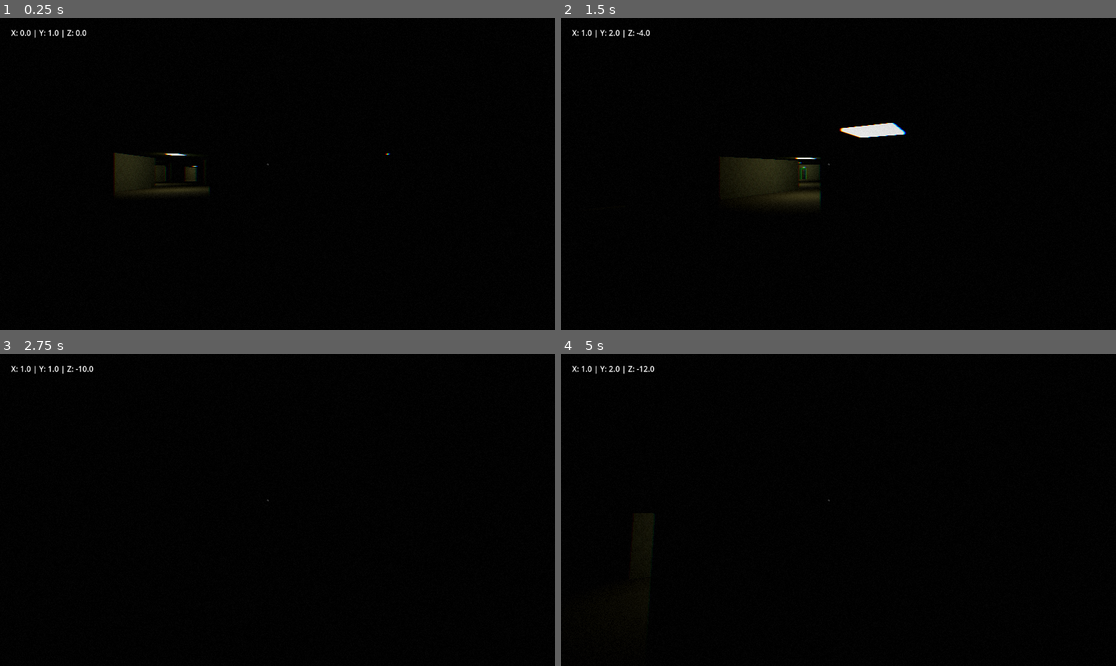
Above: before the commit, frames 1-4 (two rows, left to right).
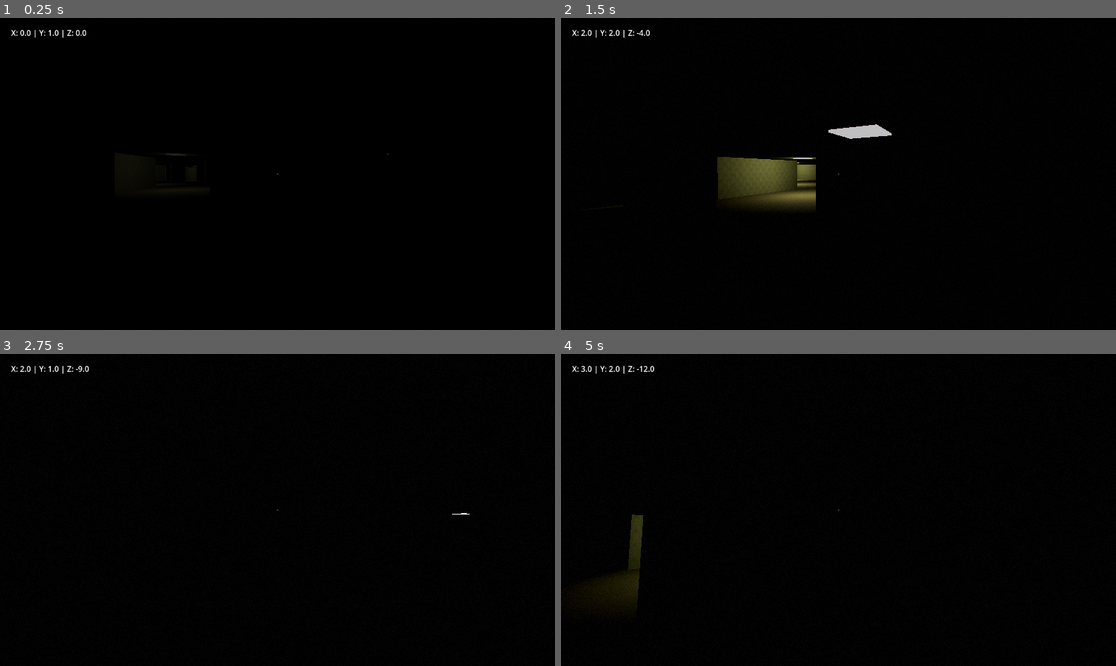
Above: after the commit, the same moments.

Repository: FelixWrba/backrooms_game
Game: Godot game, scene res://main.tscn
The game is run twice, just before and just after one commit, with the same random seed, the same clock (stepped at 60 frames per second) and the same inputs. This scene is started directly instead of the project's main scene. A sky picture missing from this copy of the repository is replaced by a grey-blue gradient.
Inputs (mouse positions are in pixels of both pictures, inside the frame that each line leads up to):
- Up to frame 1 (0.25 s): no input
- Up to frame 2 (1.5 s): tap Enter at 0.5 s; move the mouse to (866, 174) at 0.52 s; hold Shift (sprint, bound only after the commit) 0.53-1.28 s; hold W (forward) from 0.53 s (still down); tap E (interact) at 0.6 s; tap Space (jump) at 0.77 s; move the mouse to (810, 174) at 1.27 s; tap Shift (sprint, bound only after the commit) at 1.35 s
- Up to frame 3 (2.75 s): keep holding W (forward); tap Space (jump) at 1.52 s; tap E (interact) at 1.55, 2.1 s; move the mouse to (288, 503) at 2.02 s; hold Shift (sprint, bound only after the commit) from 2.03 s (still down)
- Up to frame 4 (5 s): keep holding W (forward); move the mouse to (832, 516) at 2.77 s; release Shift (sprint, bound only after the commit) at 2.78 s; tap Shift (sprint, bound only after the commit) at 2.85, 4.35 s; tap Space (jump) at 3.02, 3.77, 4.52 s; tap E (interact) at 3.05, 3.6, 4.55 s; move the mouse to (877, 513) at 3.52 s; hold Shift (sprint, bound only after the commit) 3.53-4.28 s; move the mouse to (794, 506) at 4.27 s

The runs differ from the first frame. In frame 1, 0.4% of the frame differs, in the area x 20-71%, y 43-57%; in frame 2, 2.7%, in the area x 3-63%, y 3-60%; in frame 3, less than 0.1%; in frame 4, 0.5%.

Commit message:
Improved game

Diff:
--- a/chunks.gd
+++ b/chunks.gd
@@ -128,7 +128,7 @@
 func createChunk(x: int, z: int) -> void:
 	const wallProbability = 0.2
 	const smilerProbability = 0.5
-	const exitProbability = 1
+	var exitProbability = clamp(sqrt(x * x + z * z) * 0.001 - 0.06, 0.0, 0.2)
 	# Decide if wall is placed by probability.
 	var top := int(randf() < wallProbability)
 	var right := int(randf() < wallProbability)
@@ -165,6 +165,7 @@
 		chunkInstance.add_child(smilerInstance)
 	# Add exit doors
 	if exitChunks.has(selectedChunk.id) and randf() < exitProbability:
+		print('Exit at: ' + str(x) + ', ' + str(z))
 		var exitGreenInstance = exitGreen.instantiate()
 		var exitProperties = exitChunks[selectedChunk.id]
 		exitGreenInstance.position.x = exitProperties.x
--- a/effects.tscn
+++ /dev/null
@@ -1,40 +0,0 @@
-[gd_scene load_steps=5 format=3 uid="uid://bua0ohmdym1mc"]
-
-[ext_resource type="Shader" uid="uid://dipgc1ahefjei" path="res://shader/effects.gdshader" id="2_nwluy"]
-[ext_resource type="Shader" uid="uid://bhbflk45jygr8" path="res://shader/vignette.gdshader" id="2_ttf8j"]
-
-[sub_resource type="ShaderMaterial" id="ShaderMaterial_753un"]
-shader = ExtResource("2_ttf8j")
-shader_parameter/outerRadius = 1.0
-shader_parameter/color_over = Color(0, 0, 0, 0.38039216)
-
-[sub_resource type="ShaderMaterial" id="ShaderMaterial_ttf8j"]
-shader = ExtResource("2_nwluy")
-
-[node name="Effects" type="Control"]
-layout_mode = 3
-anchors_preset = 15
-anchor_right = 1.0
-anchor_bottom = 1.0
-grow_horizontal = 2
-grow_vertical = 2
-
-[node name="Vignette" type="ColorRect" parent="."]
-material = SubResource("ShaderMaterial_753un")
-layout_mode = 1
-anchors_preset = 15
-anchor_right = 1.0
-anchor_bottom = 1.0
-grow_horizontal = 2
-grow_vertical = 2
-color = Color(0, 0, 0, 0)
-
-[node name="ColorRect" type="ColorRect" parent="."]
-material = SubResource("ShaderMaterial_ttf8j")
-layout_mode = 1
-anchors_preset = 15
-anchor_right = 1.0
-anchor_bottom = 1.0
-grow_horizontal = 2
-grow_vertical = 2
-color = Color(1, 1, 1, 0)
--- a/player.gd
+++ b/player.gd
@@ -8,13 +8,15 @@
 @onready var crosshair: CenterContainer = $head/Camera3D/GameOverlay/Crosshair
 @onready var instruction: Label = $head/Camera3D/GameOverlay/Instruction
 
-const SPEED = 5.0
+const SPEED = 3.0
+const ACCELERATION = 10.0
+const SPRINT_SPEED = 6.0
 const JUMP_VELOCITY = 4.5
 const MOUSE_SENSITIVITY = 0.5
 
 var walk_bob_speed := 8.0
-var walk_bob_amount := 0.05
-var walk_sway_amount := 0.025
+var walk_bob_amount := 0.02
+var walk_sway_amount := 0.01
 
 var bob_time := 0.0
 var base_head_position: Vector3
@@ -28,6 +30,10 @@
 	Input.set_mouse_mode(Input.MOUSE_MODE_CAPTURED)
 	crosshair.queue_redraw()
 	base_head_position = camera.position
+	# Scene transistion
+	var tween = create_tween()
+	tween.tween_property($head/Camera3D/GameOverlay/BlackOverlay, 'color', Color(0.0, 0.0, 0.0, 0.0), 2.0)
+	tween.tween_property($head/Camera3D/GameOverlay/BlackOverlay, 'visible', false, 0.1)
 
 func _physics_process(delta: float) -> void:
 	# Display the coordinates:
@@ -46,15 +52,24 @@
 	var input_dir := Input.get_vector("left", "right", "forward", "backward")
 	var direction := (transform.basis * Vector3(input_dir.x, 0, input_dir.y)).normalized()
 	if direction:
-		velocity.x = direction.x * SPEED
-		velocity.z = direction.z * SPEED
+		var target_speed = SPEED
+		if Input.is_action_pressed('sprint'):
+			target_speed= SPRINT_SPEED
+			if $WalkingAudio.pitch_scale == 1.25:
+				$WalkingAudio.pitch_scale = lerp($WalkingAudio.pitch_scale, 2.0, 0.1 * delta)
+				$WalkingAudio.volume_db = lerp($WalkingAudio.volume_db, 3.0, 0.1 * delta)
+		elif $WalkingAudio.pitch_scale == 2:
+				$WalkingAudio.pitch_scale = lerp($WalkingAudio.pitch_scale, 1.25, 0.1 * delta)
+				$WalkingAudio.volume_db = lerp($WalkingAudio.volume_db, 0.0, 0.1 * delta)
+		velocity.x = lerp(velocity.x, direction.x * target_speed, delta * ACCELERATION)
+		velocity.z = lerp(velocity.z, direction.z * target_speed, delta * ACCELERATION)
 		if not $WalkingAudio.playing:
 			$WalkingAudio.play()
 	else:
 		if $WalkingAudio.playing:
 			$WalkingAudio.stop()
-		velocity.x = move_toward(velocity.x, 0, SPEED)
-		velocity.z = move_toward(velocity.z, 0, SPEED)
+		velocity.x = lerp(velocity.x, 0.0, delta * ACCELERATION)
+		velocity.z = lerp(velocity.z, 0.0, delta * ACCELERATION)
 	move_and_slide()
 
 	# Camera shake
@@ -63,9 +78,9 @@
 	if is_walking:
 		bob_time += delta * walk_bob_speed
 		# Vertical bob
-		var bob_y = sin(bob_time * 2.0) * walk_bob_amount
+		var bob_y = sin(bob_time * 2.0) * walk_bob_amount * horizontal_speed
 		# Horizontal sway
-		var bob_x = sin(bob_time) * walk_sway_amount
+		var bob_x = sin(bob_time) * walk_sway_amount * horizontal_speed
 		# Update camera position smoothly
 		camera.position = camera.position.lerp(
 			base_head_position + Vector3(bob_x, bob_y, 0),
@@ -83,7 +98,10 @@
 		6.0 * delta
 	)
 
-	if hasEscaped: return
+	if hasEscaped:
+		if $head/Camera3D/Effects.visible:
+			$head/Camera3D/Effects.visible = false
+		return
 	# Handle exit detection
 	var rayIntersetion = $head/RayCast3D.get_collider()
 	if rayIntersetion and rayIntersetion.name == 'ExitGreen':
--- a/player.tscn
+++ b/player.tscn
@@ -1,14 +1,27 @@
-[gd_scene load_steps=12 format=3 uid="uid://djq2781rdyser"]
+[gd_scene load_steps=15 format=3 uid="uid://djq2781rdyser"]
 
 [ext_resource type="Script" uid="uid://c3qgrfxkufrvj" path="res://player.gd" id="1_4flbx"]
-[ext_resource type="PackedScene" uid="uid://bua0ohmdym1mc" path="res://effects.tscn" id="2_hqtel"]
+[ext_resource type="Shader" uid="uid://bhbflk45jygr8" path="res://shader/vignette.gdshader" id="2_2hs0m"]
 [ext_resource type="PackedScene" uid="uid://b35mktx2ai8k0" path="res://screens/death.tscn" id="2_i3pqv"]
 [ext_resource type="PackedScene" uid="uid://bru2yd5a30up6" path="res://screens/pause.tscn" id="2_onrkg"]
+[ext_resource type="Shader" uid="uid://dipgc1ahefjei" path="res://shader/effects.gdshader" id="3_1jxqw"]
 [ext_resource type="AudioStream" uid="uid://c5q1gwskx0ih" path="res://sounds/walking.wav" id="5_sweqy"]
 
 [sub_resource type="CapsuleMesh" id="CapsuleMesh_sh265"]
 
 [sub_resource type="CapsuleShape3D" id="CapsuleShape3D_4flbx"]
+
+[sub_resource type="ShaderMaterial" id="ShaderMaterial_dw050"]
+shader = ExtResource("2_2hs0m")
+shader_parameter/outerRadius = 1.0
+shader_parameter/color_over = Color(0, 0, 0, 0.38039216)
+
+[sub_resource type="ShaderMaterial" id="ShaderMaterial_b26j0"]
+shader = ExtResource("3_1jxqw")
+shader_parameter/aberration = 0.0010000000475
+shader_parameter/bloom_threshold = 0.0
+shader_parameter/bloom_intensity = 0.0
+shader_parameter/blur_radius = 0.5
 
 [sub_resource type="LabelSettings" id="LabelSettings_hqtel"]
 font_color = Color(1, 1, 1, 0.78431374)
@@ -134,7 +147,33 @@
 
 [node name="Camera3D" type="Camera3D" parent="head"]
 
-[node name="Effects" parent="head/Camera3D" instance=ExtResource("2_hqtel")]
+[node name="Vignette" type="ColorRect" parent="head/Camera3D"]
+material = SubResource("ShaderMaterial_dw050")
+anchors_preset = 15
+anchor_right = 1.0
+anchor_bottom = 1.0
+grow_horizontal = 2
+grow_vertical = 2
+color = Color(0, 0, 0, 0)
+
+[node name="Effects" type="ColorRect" parent="head/Camera3D"]
+material = SubResource("ShaderMaterial_b26j0")
+anchors_preset = 15
+anchor_right = 1.0
+anchor_bottom = 1.0
+grow_horizontal = 2
+grow_vertical = 2
+color = Color(1, 1, 1, 0)
+
+[node name="EscapeEffects" type="ColorRect" parent="head/Camera3D"]
+visible = false
+material = SubResource("ShaderMaterial_b26j0")
+anchors_preset = 15
+anchor_right = 1.0
+anchor_bottom = 1.0
+grow_horizontal = 2
+grow_vertical = 2
+color = Color(1, 1, 1, 0)
 
 [node name="GameOverlay" type="Control" parent="head/Camera3D"]
 layout_mode = 3
@@ -143,6 +182,15 @@
 anchor_bottom = 1.0
 grow_horizontal = 2
 grow_vertical = 2
+
+[node name="BlackOverlay" type="ColorRect" parent="head/Camera3D/GameOverlay"]
+layout_mode = 1
+anchors_preset = 15
+anchor_right = 1.0
+anchor_bottom = 1.0
+grow_horizontal = 2
+grow_vertical = 2
+color = Color(0, 0, 0, 1)
 
 [node name="Coordinates" type="Label" parent="head/Camera3D/GameOverlay"]
 layout_mode = 0
@@ -158,10 +206,6 @@
 anchor_top = 0.5
 anchor_right = 0.5
 anchor_bottom = 0.5
-offset_left = -20.0
-offset_top = -20.0
-offset_right = 20.0
-offset_bottom = 20.0
 grow_horizontal = 2
 grow_vertical = 2
 
--- a/project.godot
+++ b/project.godot
@@ -19,7 +19,7 @@
 
 [display]
 
-window/size/mode=2
+window/size/mode=4
 window/size/initial_position_type=0
 window/size/borderless=true
 
@@ -61,6 +61,11 @@
 "events": [Object(InputEventKey,"resource_local_to_scene":false,"resource_name":"","device":-1,"window_id":0,"alt_press …(192 unchanged characters)…
 ]
 }
+sprint={
+"deadzone": 0.2,
+"events": [Object(InputEventKey,"resource_local_to_scene":false,"resource_name":"","device":-1,"window_id":0,"alt_pressed":false,"shift_pressed":false,"ctrl_pressed":false,"meta_pressed":false,"pressed":false,"keycode":0,"physical_keycode":4194325,"key_label":0,"unicode":0,"location":0,"echo":false,"script":null)
+]
+}
 
 [rendering]
 
--- a/screens/death.tscn
+++ b/screens/death.tscn
@@ -2,17 +2,19 @@
 
 [ext_resource type="Script" uid="uid://bjuant4g0h6h6" path="res://screens/death.gd" id="1_u0uju"]
 [ext_resource type="Shader" uid="uid://bhbflk45jygr8" path="res://shader/vignette.gdshader" id="2_43847"]
-[ext_resource type="Shader" uid="uid://cnq47qpv1rv5w" path="res://shader/cromatic_aberration.gdshader" id="3_0vewd"]
+[ext_resource type="Shader" uid="uid://dipgc1ahefjei" path="res://shader/effects.gdshader" id="3_0vewd"]
 
 [sub_resource type="ShaderMaterial" id="ShaderMaterial_41mcw"]
 shader = ExtResource("2_43847")
 shader_parameter/outerRadius = 1.0
-shader_parameter/color_over = Color(0.33, 0, 0, 0.43137255)
+shader_parameter/color_over = Color(0.78, 0, 0, 0.8392157)
 
 [sub_resource type="ShaderMaterial" id="ShaderMaterial_0vewd"]
 shader = ExtResource("3_0vewd")
-shader_parameter/intensity = 2.0000000298024
-shader_parameter/threshold = 0.5000000074506
+shader_parameter/aberration = 0.00999999977648
+shader_parameter/bloom_threshold = 1.0000000475
+shader_parameter/bloom_intensity = 2.0
+shader_parameter/blur_radius = 3.0
 
 [sub_resource type="LabelSettings" id="LabelSettings_a6ppo"]
 font_size = 36
@@ -60,15 +62,18 @@
 
 [node name="Label" type="Label" parent="ui"]
 layout_mode = 1
-anchors_preset = 5
+anchors_preset = 8
 anchor_left = 0.5
+anchor_top = 0.5
 anchor_right = 0.5
-offset_left = -305.0
-offset_top = 22.0
-offset_right = 305.0
-offset_bottom = 72.0
+anchor_bottom = 0.5
+offset_left = -370.5
+offset_top = -287.0
+offset_right = 370.5
+offset_bottom = -237.0
 grow_horizontal = 2
-text = "Sie wurden durch feindliche Gestalt getötet."
+grow_vertical = 2
+text = "Sie wurden von feindlicher Gestalt getötet."
 label_settings = SubResource("LabelSettings_a6ppo")
 
 [node name="VBoxContainer" type="VBoxContainer" parent="ui"]
--- a/screens/escape.gd
+++ b/screens/escape.gd
@@ -6,8 +6,14 @@
 
 var canShowEscapeScreen = false
 
+func _ready() -> void:
+	# Scene transistion
+	var tween = create_tween()
+	tween.tween_property($BlackOverlay, 'color', Color(0.0, 0.0, 0.0, 0.0), 1.0)
+	tween.tween_property($BlackOverlay, 'visible', false, 0.1)
+
 func _process(_delta: float) -> void:
-	if level.visible and player.position.y < -100:
+	if level.visible and player.position.y < -800:
 		level.visible = false
 
 	if not $WindAudio.playing and not canShowEscapeScreen and not player.is_on_floor() and player.position.y < 0:
--- a/screens/escape.tscn
+++ b/screens/escape.tscn
@@ -13,6 +13,10 @@
 [ext_resource type="PackedScene" uid="uid://bj1dns1aklkm6" path="res://landscape_high.tscn" id="12_bajri"]
 [ext_resource type="AudioStream" uid="uid://d0csqcb0u4s64" path="res://sounds/wind.mp3" id="13_5dvc7"]
 [ext_resource type="PackedScene" uid="uid://d1glgbr8arggx" path="res://landscape_mountain.glb" id="13_bajri"]
+[ext_resource type="Shader" uid="uid://757efmufqsvj" path="res://shader/escape.gdshader" id="14_5dvc7"]
+
+[sub_resource type="ShaderMaterial" id="ShaderMaterial_qgnny"]
+shader = ExtResource("14_5dvc7")
 
 [sub_resource type="LabelSettings" id="LabelSettings_n0tue"]
 font_size = 32
@@ -39,6 +43,25 @@
 [node name="EscapeScreen" type="Node3D"]
 script = ExtResource("1_kcxmj")
 
+[node name="EscapeEffects" type="ColorRect" parent="."]
+material = SubResource("ShaderMaterial_qgnny")
+anchors_preset = 15
+anchor_right = 1.0
+anchor_bottom = 1.0
+grow_horizontal = 2
+grow_vertical = 2
+color = Color(1, 1, 1, 0)
+
+[node name="BlackOverlay" type="ColorRect" parent="."]
+anchors_preset = 15
+anchor_right = 1.0
+anchor_bottom = 1.0
+offset_top = 1.0
+offset_bottom = 1.0
+grow_horizontal = 2
+grow_vertical = 2
+color = Color(0, 0, 0, 1)
+
 [node name="EscapeScreen" type="Control" parent="."]
 visible = false
 modulate = Color(1, 1, 1, 0)
@@ -75,9 +98,9 @@
 anchor_top = 0.5
 anchor_right = 0.5
 anchor_bottom = 0.5
-offset_left = -96.0
+offset_left = -139.75
 offset_top = -33.0
-offset_right = 96.0
+offset_right = 139.75
 offset_bottom = 33.0
 grow_horizontal = 2
 grow_vertical = 2
@@ -88,7 +111,7 @@
 
 [node name="Exit" type="Button" parent="EscapeScreen/Butttons"]
 layout_mode = 2
-text = "Zum Hauptmenü gehen"
+text = "Zum Hauptmenü verlassen"
 
 [node name="WorldEnvironment" type="WorldEnvironment" parent="."]
 environment = SubResource("Environment_p84w0")
@@ -136,6 +159,12 @@
 [node name="Wall2" parent="Level" instance=ExtResource("6_5txms")]
 transform = Transform3D(1, 0, 0, 0, 1, 0, 0, 0, 1, 0, 1.6, -3.875)
 
+[node name="WallLong" parent="Level" instance=ExtResource("6_5txms")]
+transform = Transform3D(100, 0, 0, 0, 1, 0, 0, 0, 1, -404, 1.6, -3.875)
+
+[node name="WallLong2" parent="Level" instance=ExtResource("6_5txms")]
+transform = Transform3D(-4.371139e-06, 0, 1, 0, 1, 0, -100, 0, -4.371139e-08, 19.875, 1.6, 412)
+
 [node name="2" parent="Level" instance=ExtResource("9_p84w0")]
 transform = Transform3D(-4.371139e-08, 0, 1, 0, 1, 0, -1, 0, -4.371139e-08, 8, 0, 0)
 
@@ -147,6 +176,15 @@
 
 [node name="5" parent="Level" instance=ExtResource("11_bajri")]
 transform = Transform3D(1, 0, 0, 0, 1, 0, 0, 0, 1, 16, 0, 8)
+
+[node name="ChunkBase" parent="Level" instance=ExtResource("2_f2qn6")]
+transform = Transform3D(100, 0, 0, 0, 1, 0, 0, 0, 100, -380, 0, 412)
+
+[node name="ChunkBase2" parent="Level" instance=ExtResource("2_f2qn6")]
+transform = Transform3D(100, 0, 0, 0, 1, 0, 0, 0, 2, -404, 0, 4)
+
+[node name="ChunkBase3" parent="Level" instance=ExtResource("2_f2qn6")]
+transform = Transform3D(1, 0, 0, 0, 1, 0, 0, 0, 1, 0, 0, 8)
 
 [node name="DirectionalLight3D" type="DirectionalLight3D" parent="."]
 transform = Transform3D(0.8650201, 0.43272865, -0.2539413, 0, 0.5061241, 0.8624607, 0.50173724, -0.7460458, 0.4378075, 0, 12.794949, 0)
@@ -155,7 +193,7 @@
 directional_shadow_max_distance = 4000.0
 
 [node name="Player" parent="." instance=ExtResource("7_6aaar")]
-transform = Transform3D(1, 0, 0, 0, 1, 0, 0, 0, 1, 210.45503, 1, 238)
+transform = Transform3D(1, 0, 0, 0, 1, 0, 0, 0, 1, 210.3017, 1, 238.62524)
 hasEscaped = true
 
 [node name="Instruction" type="Label" parent="."]
--- a/screens/menu.tscn
+++ b/screens/menu.tscn
@@ -1,14 +1,27 @@
-[gd_scene load_steps=17 format=3 uid="uid://ce721ykaspukj"]
+[gd_scene load_steps=20 format=3 uid="uid://ce721ykaspukj"]
 
 [ext_resource type="PackedScene" uid="uid://g6x5cxk0a8gj" path="res://chunks/0.tscn" id="1_4hy44"]
 [ext_resource type="PackedScene" uid="uid://bq5rmnmi6yaw0" path="res://chunks/2.tscn" id="2_ytr4m"]
 [ext_resource type="PackedScene" uid="uid://3rkb2krrjvla" path="res://chunks/4.tscn" id="3_l48gv"]
 [ext_resource type="PackedScene" uid="uid://bl86rxp5sklx1" path="res://chunks/6.tscn" id="4_ecwwl"]
-[ext_resource type="PackedScene" uid="uid://bua0ohmdym1mc" path="res://effects.tscn" id="4_gq33n"]
 [ext_resource type="Script" uid="uid://bg2axuu48yq8f" path="res://screens/menu.gd" id="4_l48gv"]
+[ext_resource type="Shader" uid="uid://bhbflk45jygr8" path="res://shader/vignette.gdshader" id="5_16v1w"]
 [ext_resource type="PackedScene" uid="uid://ddkmrk1vutgkq" path="res://chunks/12.tscn" id="5_ytr4m"]
+[ext_resource type="Shader" uid="uid://dipgc1ahefjei" path="res://shader/effects.gdshader" id="6_45kd6"]
 [ext_resource type="PackedScene" uid="uid://b8lldogimavgu" path="res://smiler.tscn" id="8_tsmig"]
 [ext_resource type="AudioStream" uid="uid://bied7bkmxknd0" path="res://sounds/ambience_0.mp3" id="9_rbf75"]
+
+[sub_resource type="ShaderMaterial" id="ShaderMaterial_0jpem"]
+shader = ExtResource("5_16v1w")
+shader_parameter/outerRadius = 1.0
+shader_parameter/color_over = Color(0, 0, 0, 0.38039216)
+
+[sub_resource type="ShaderMaterial" id="ShaderMaterial_xao2u"]
+shader = ExtResource("6_45kd6")
+shader_parameter/aberration = 0.002
+shader_parameter/bloom_threshold = 0.10000000475
+shader_parameter/bloom_intensity = 0.2000000095
+shader_parameter/blur_radius = 1.5
 
 [sub_resource type="LabelSettings" id="LabelSettings_4hy44"]
 font_size = 48
@@ -129,7 +142,23 @@
 transform = Transform3D(-0.3255681, 0, -0.9455186, 0, 1, 0, 0.9455186, 0, -0.3255681, -3.133, 1.8, 0.7113614)
 far = 100.0
 
-[node name="Effects" parent="Camera3D" instance=ExtResource("4_gq33n")]
+[node name="Vignette" type="ColorRect" parent="Camera3D"]
+material = SubResource("ShaderMaterial_0jpem")
+anchors_preset = 15
+anchor_right = 1.0
+anchor_bottom = 1.0
+grow_horizontal = 2
+grow_vertical = 2
+color = Color(0, 0, 0, 0)
+
+[node name="Effects" type="ColorRect" parent="Camera3D"]
+material = SubResource("ShaderMaterial_xao2u")
+anchors_preset = 15
+anchor_right = 1.0
+anchor_bottom = 1.0
+grow_horizontal = 2
+grow_vertical = 2
+color = Color(1, 1, 1, 0)
 
 [node name="menu" type="Control" parent="Camera3D"]
 layout_mode = 3
--- a/shader/bloom.gdshader
+++ /dev/null
@@ -1,27 +0,0 @@
-shader_type canvas_item;
-
-uniform sampler2D t0 : hint_screen_texture;
-uniform float bloom_spread = 1;
-uniform float bloom_intensity = 2;
-
-void fragment() {
-	ivec2 size = textureSize(t0, 0);
-    float uv_x = SCREEN_UV.x * float(size.x);
-    float uv_y = SCREEN_UV.y * float(size.y);
-    vec4 sum = vec4(0.0);
-    for (int n = 0; n < 9; ++n) {
-        uv_y = (SCREEN_UV.y * float(size.y)) + float(bloom_spread * float(n - 4));
-        vec4 h_sum = vec4(0.0);
-        h_sum += texelFetch(t0, ivec2(int(uv_x) - int(4.0 * bloom_spread), int(uv_y)), 0);
-        h_sum += texelFetch(t0, ivec2(int(uv_x) - int(3.0 * bloom_spread), int(uv_y)), 0);
-        h_sum += texelFetch(t0, ivec2(int(uv_x) - int(2.0 * bloom_spread), int(uv_y)), 0);
-        h_sum += texelFetch(t0, ivec2(int(uv_x) - int(bloom_spread), int(uv_y)), 0);
-        h_sum += texelFetch(t0, ivec2(int(uv_x), int(uv_y)), 0);
-        h_sum += texelFetch(t0, ivec2(int(uv_x) + int(bloom_spread), int(uv_y)), 0);
-        h_sum += texelFetch(t0, ivec2(int(uv_x) + int(2.0 * bloom_spread), int(uv_y)), 0);
-        h_sum += texelFetch(t0, ivec2(int(uv_x) + int(3.0 * bloom_spread), int(uv_y)), 0);
-        h_sum += texelFetch(t0, ivec2(int(uv_x) + int(4.0 * bloom_spread), int(uv_y)), 0);
-        sum += h_sum / 9.0;
-    }
-    COLOR = texture(t0, SCREEN_UV) + ((sum / 9.0) * bloom_intensity);
-}
--- a/shader/cromatic_aberration.gdshader
+++ /dev/null
@@ -1,36 +0,0 @@
-shader_type canvas_item;
-
-uniform float intensity: hint_range(0.0, 5.0, 0.1) = 1.0;
-uniform float threshold: hint_range(0.0, 2.0, 0.1) = 1.0;
-uniform sampler2D screen_texture : hint_screen_texture, filter_nearest;
-
-float vector_angle(vec2 v) {
-    if (abs(v.x) < 0.0001 && abs(v.y) < 0.0001) {
-        return 0.0; // Default angle for zero vector
-    }
-    return atan(v.y, v.x);
-}
-vec2 rotate_vector(vec2 v, float cos_theta, float sin_theta) {
-    return vec2(
-        v.x * cos_theta - v.y * sin_theta,
-        v.x * sin_theta + v.y * cos_theta
-    );
-}
-void fragment() {
-	vec2 r_displacement = vec2(-1.0, 0.0);
-	vec2 g_displacement = vec2(0.0, 0.0);
-	vec2 b_displacement = vec2(1.0, 0.0);
-	vec2 center = vec2(0.5);
-	vec2 dir = SCREEN_UV - center;
-	float angle = vector_angle(dir);
-	float dist = 2.0 * length(dir);
-	float effect = exp(intensity * (dist - threshold));
-	r_displacement = rotate_vector(effect * intensity * r_displacement, cos(angle), sin(angle));
-	g_displacement = rotate_vector(effect * intensity * g_displacement, cos(angle), sin(angle));
-	b_displacement = rotate_vector(effect * intensity * b_displacement, cos(angle), sin(angle));
-	float r = texture(screen_texture, fma(r_displacement, SCREEN_PIXEL_SIZE, SCREEN_UV), 0.0).r;
-	float g = texture(screen_texture, fma(g_displacement, SCREEN_PIXEL_SIZE, SCREEN_UV), 0.0).g;
-	float b = texture(screen_texture, fma(b_displacement, SCREEN_PIXEL_SIZE, SCREEN_UV), 0.0).b;
-	float a = texture(screen_texture, SCREEN_UV).a;
-	COLOR = vec4(r, g, b, a);
-}
--- a/shader/effects.gdshader
+++ b/shader/effects.gdshader
@@ -1,4 +1,11 @@
 shader_type canvas_item;
+render_mode unshaded, blend_add;
+
+uniform float aberration: hint_range(0.0, 0.01) = 0.002;
+
+uniform float bloom_threshold : hint_range(0.0, 2.0) = 1.0;
+uniform float bloom_intensity : hint_range(0.0, 2.0) = 0.8;
+uniform float blur_radius : hint_range(0.5, 3.0) = 1.5;
 
 uniform sampler2D screen_texture : hint_screen_texture;
 
@@ -8,20 +15,32 @@
     // Base color
     vec4 color = texture(screen_texture, uv);
 
-    // --- Bloom ---
-    vec3 bloom = vec3(color.r * 0.3, 0.0, color.b * 0.3);
-    color.rgb += bloom;
+	// Bloom
+	vec2 texel = blur_radius / vec2(textureSize(screen_texture, 0));
+    // Center sample
+    vec3 col = texture(screen_texture, uv).rgb;
+    // Bright-pass threshold
+    col = max(col - vec3(bloom_threshold), vec3(0.0));
+    // Kawase-style blur (4 taps only — mobile friendly)
+    col += texture(screen_texture, uv + vec2( texel.x,  texel.y)).rgb;
+    col += texture(screen_texture, uv + vec2(-texel.x,  texel.y)).rgb;
+    col += texture(screen_texture, uv + vec2( texel.x, -texel.y)).rgb;
+    col += texture(screen_texture, uv + vec2(-texel.x, -texel.y)).rgb;
+    col *= 0.2; // normalize samples
+    color += vec4(col * bloom_intensity, 1.0);
 
     // --- Chromatic aberration ---
-    float offset = 0.002;
-    float r = texture(screen_texture, uv + vec2(offset, 0)).r;
-    float g = color.g;
-    float b = texture(screen_texture, uv - vec2(offset, 0)).b;
-    color.rgb = vec3(r, g, b);
+	float x = abs(UV.x-.5)*2.0;
+	float y = abs(UV.y-.5)*2.0;
+    vec2 offset = vec2(x, y) * aberration;
+    float r = texture(screen_texture, uv + offset).r;
+    float g = texture(screen_texture, uv).g;
+    float b = texture(screen_texture, uv - offset).b;
+    color += vec4(r, g, b, 1.0);
 
     // --- Noise ---
     float noise = fract(sin(dot(uv + TIME, vec2(12.9898,78.233))) * 43758.5453);
     color.rgb += (noise - 0.5) * 0.05;
 
-    COLOR = color;
+	COLOR = color;
 }
--- /dev/null
+++ b/shader/escape.gdshader
@@ -0,0 +1,9 @@
+shader_type canvas_item;
+
+uniform sampler2D screen_texture : hint_screen_texture;
+
+void fragment() {
+	vec4 color = texture(screen_texture, UV);
+	color += vec4((color.rgb - 0.5) * 0.3, 1.0);
+	COLOR = color;
+}
--- a/shader/noise.gdshader
+++ /dev/null
@@ -1,19 +0,0 @@
-shader_type canvas_item;
-
-uniform sampler2D SCREEN_TEXTURE : hint_screen_texture;
-uniform float noise_intensity : hint_range(0.0, 1.0) = 0.05;
-
-float random(vec2 uv) {
-    return fract(sin(dot(uv, vec2(12.9898, 78.233))) * 43758.5453);
-}
-
-void fragment() {
-    vec2 uv = SCREEN_UV;
-    vec4 color = texture(SCREEN_TEXTURE, uv);
-
-    float noise = random(uv + TIME) * 2.0 - 1.0;
-
-    color.rgb += noise * noise_intensity;
-
-    COLOR = color;
-}
--- /dev/null
+++ b/shader/test.gdshader
@@ -0,0 +1,28 @@
+shader_type canvas_item;
+render_mode unshaded, blend_add;
+
+uniform sampler2D screen_texture : hint_screen_texture;
+uniform float bloom_threshold : hint_range(0.0, 2.0) = 1.0;
+uniform float bloom_intensity : hint_range(0.0, 2.0) = 0.8;
+uniform float blur_radius : hint_range(0.5, 3.0) = 1.5;
+
+void fragment() {
+    vec2 uv = SCREEN_UV;
+    vec2 texel = blur_radius / vec2(textureSize(screen_texture, 0));
+
+    // Center sample
+    vec3 col = texture(screen_texture, uv).rgb;
+
+    // Bright-pass threshold
+    col = max(col - vec3(bloom_threshold), vec3(0.0));
+
+    // Kawase-style blur (4 taps only — mobile friendly)
+    col += texture(screen_texture, uv + vec2( texel.x,  texel.y)).rgb;
+    col += texture(screen_texture, uv + vec2(-texel.x,  texel.y)).rgb;
+    col += texture(screen_texture, uv + vec2( texel.x, -texel.y)).rgb;
+    col += texture(screen_texture, uv + vec2(-texel.x, -texel.y)).rgb;
+
+    col *= 0.2; // normalize samples
+
+    COLOR = vec4(col * bloom_intensity, 1.0);
+}
Not shown: 1 places in screens/escape.tscn that only renumber resources
Not shown, removed: shader/bloom.gdshader.uid
Not shown, removed: shader/cromatic_aberration.gdshader.uid
Not shown, added: shader/escape.gdshader.uid
Not shown, removed: shader/noise.gdshader.uid
Not shown, added: shader/test.gdshader.uid
